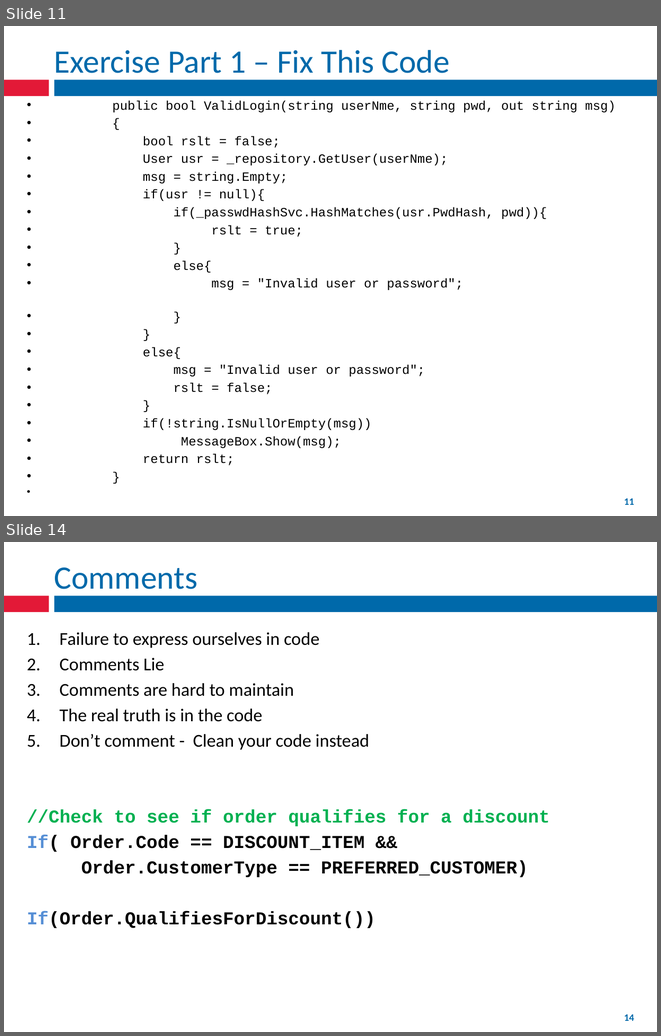
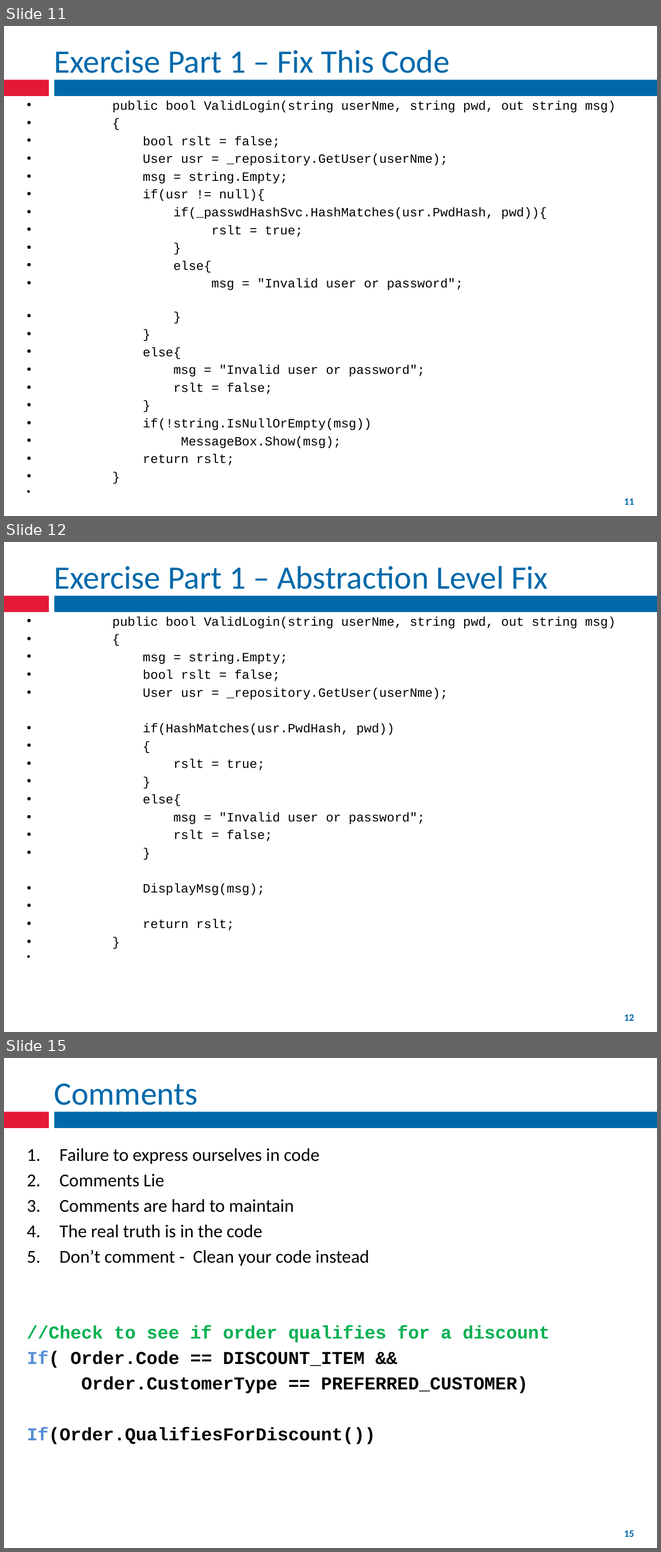
Before and after one commit to fernandozamoraj/Clean-Code-Presentation, a slide deck: Short Presentation/Clean Code.pptx. Shown one above the other, each under a label of ours: slides 11 and 14 before the commit, slides 11, 12 and 15 after it; the slides between them are not shown. The pictures are 661x1036 and 661x1552 pixels, drawn with LibreOffice and Linux fonts; fonts in the diff are those of the drawing. Boxes give left, top, right and bottom in pixels: in the first picture for what was removed or moved away, otherwise in the second. Text is boxed around its words. In the diff, an @@ line names an element or a change of style, - is before the commit and + after.

```diff
--- a/Short Presentation/Clean Code.pptx
+++ b/Short Presentation/Clean Code.pptx
@@ slide 12 added at box(4, 542, 657, 1032), background #FFFFFF; not listed: 3 template elements that a slide beside it also shows @@
@@ title added at box(54, 566, 548, 597), 36 pt, text #0069AA @@
+Exercise Part 1 – Abstraction Level Fix
@@ text added at box(112, 616, 616, 930), 14 pt, text #000000 @@
+• public bool ValidLogin(string userNme, string pwd, out string msg)
+• {
+• msg = string.Empty;
+• bool rslt = false;
+• User usr = _repository.GetUser(userNme);
+• if(HashMatches(usr.PwdHash, pwd))
+• {
+• rslt = true;
+• }
+• else{
+• msg = "Invalid user or password";
+• rslt = false;
+• }
+• DisplayMsg(msg);
+• return rslt;
+• }
@@ rectangle added at box(184, 1010, 477, 1026), fill #FFFFFF, outline #FFFFFF 2 pt @@
@@ what was slide 14 is now slide 15 @@
@@ page number at box(624, 1530, 634, 1537): text changed @@
-14
+15
```
Also in this commit, not shown: 8 slides changed, 1 other slide added, 1 slide removed.
